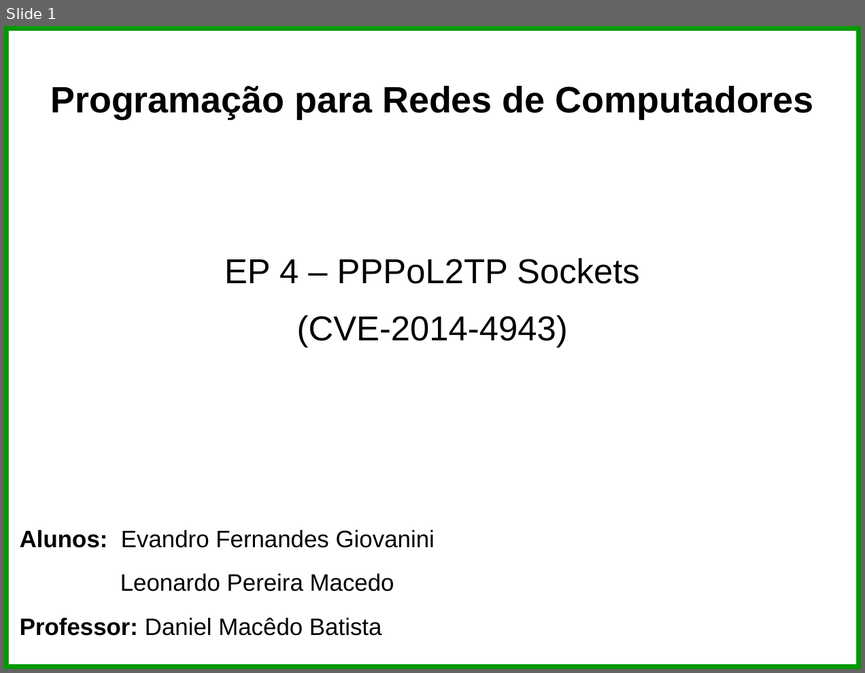
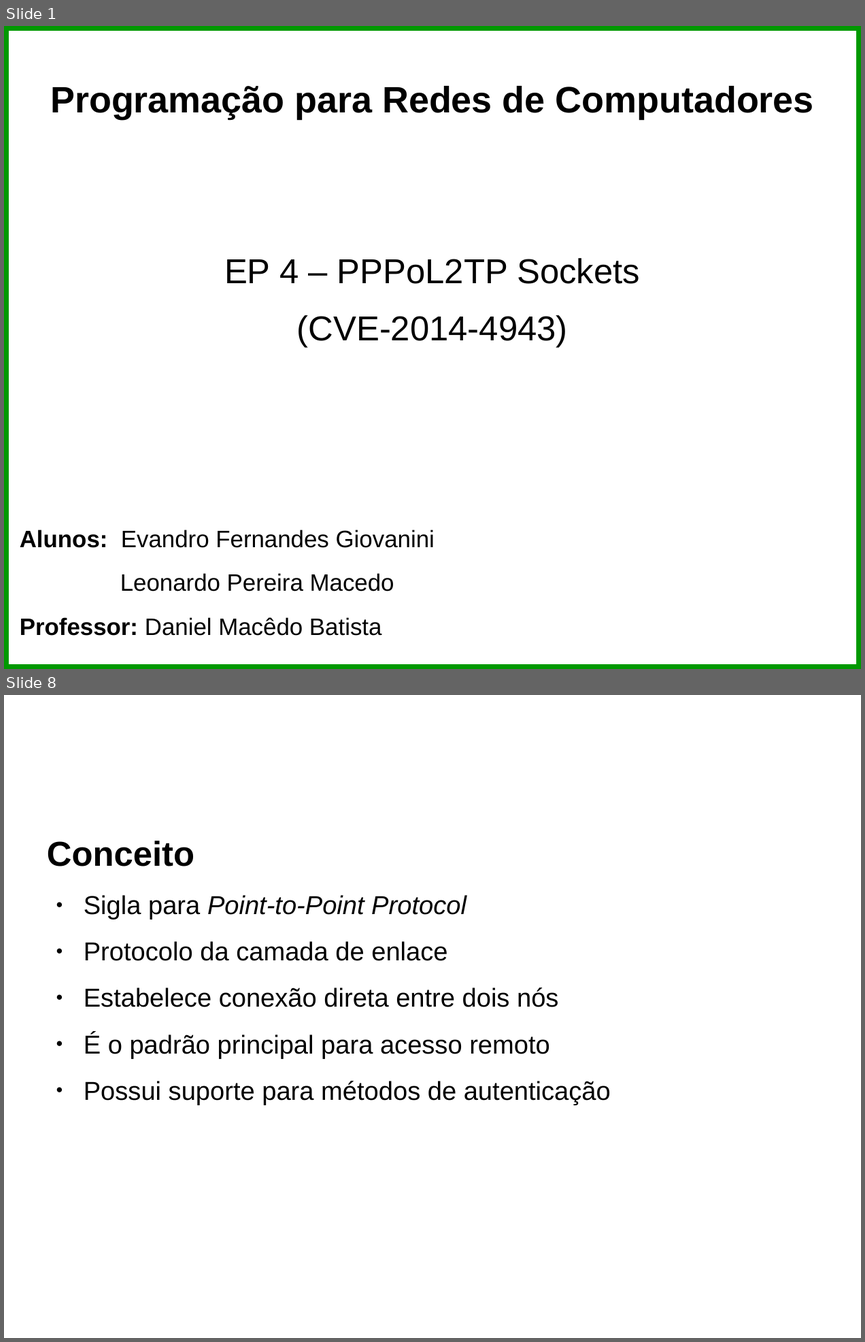
Before and after one commit to redes-2015/l2tp-socket-bug, a slide deck: slides/slides.odp. Shown one above the other, each under a label of ours: slide 1 before the commit, slides 1 and 8 after it; the slides between them are not shown. The pictures are 865x673 and 865x1342 pixels, drawn with LibreOffice and Linux fonts; fonts in the diff are those of the drawing; background and template pictures are left out. Boxes give left, top, right and bottom in pixels: in the first picture for what was removed or moved away, otherwise in the second. Text is boxed around its words. In the diff, an @@ line names an element or a change of style, - is before the commit and + after.

```diff
--- a/slides/slides.odp
+++ b/slides/slides.odp
@@ slide 8 added at bbox=[4, 695, 861, 1338], background picture (left out) @@
@@ title added at bbox=[47, 713, 818, 787], 44 pt, text #FFFFFF, bold @@
+PPP
@@ text added at bbox=[47, 841, 611, 1105], 24 pt, text #000000 @@
+Conceito
+● Sigla para Point-to-Point Protocol
+● Protocolo da camada de enlace
+● Estabelece conexão direta entre dois nós
+● É o padrão principal para acesso remoto
+● Possui suporte para métodos de autenticação
```
Also in this commit, not shown: 7 other slides added, 1 slide removed, 1 other file.
